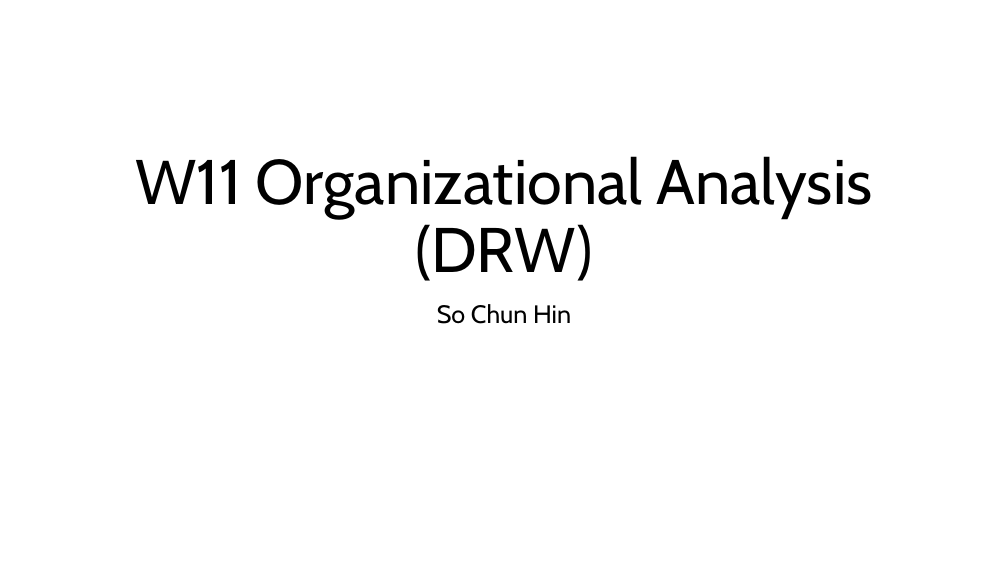
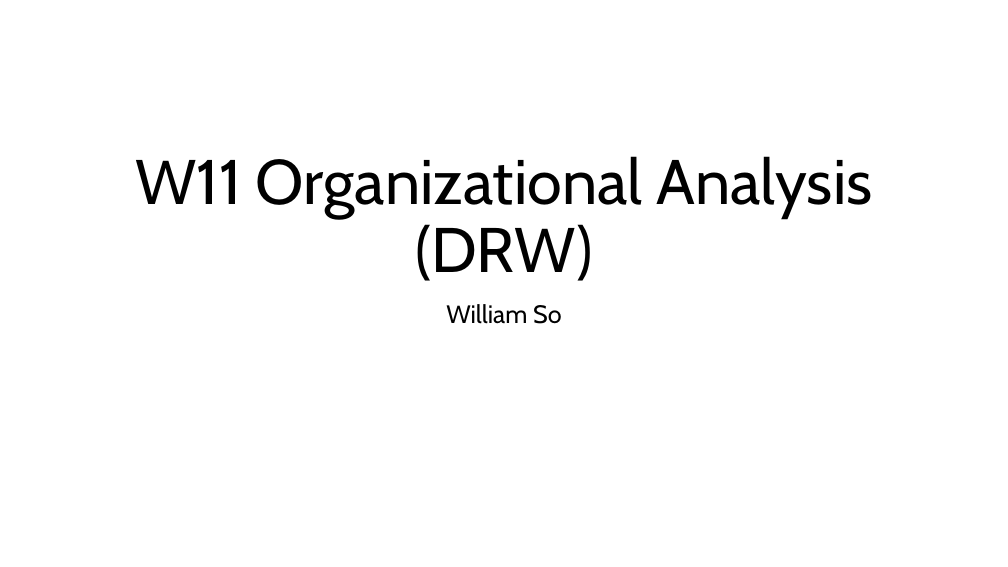
Before and after one commit to polyipseity/information, a slide deck: slide 1 of special/academia/HKUST/TEMG 3950/assignment W12/W11 Organizational Analysis (DRW).pptx. Drawn at 1008x567 pixels with LibreOffice and Linux fonts; fonts in the diff are those of the drawing. Boxes give left, top, right and bottom in pixels: in the first picture for what was removed or moved away, otherwise in the second. Text is boxed around its words. In the diff, an @@ line names an element or a change of style, - is before the commit and + after.

```diff
--- a/special/academia/HKUST/TEMG 3950/assignment W12/W11 Organizational Analysis (DRW).pptx
+++ b/special/academia/HKUST/TEMG 3950/assignment W12/W11 Organizational Analysis (DRW).pptx
@@ subtitle at [446, 304, 562, 324]: text changed @@
-So Chun Hin
+William So
```
Also in this commit, not shown: 2 other files.
